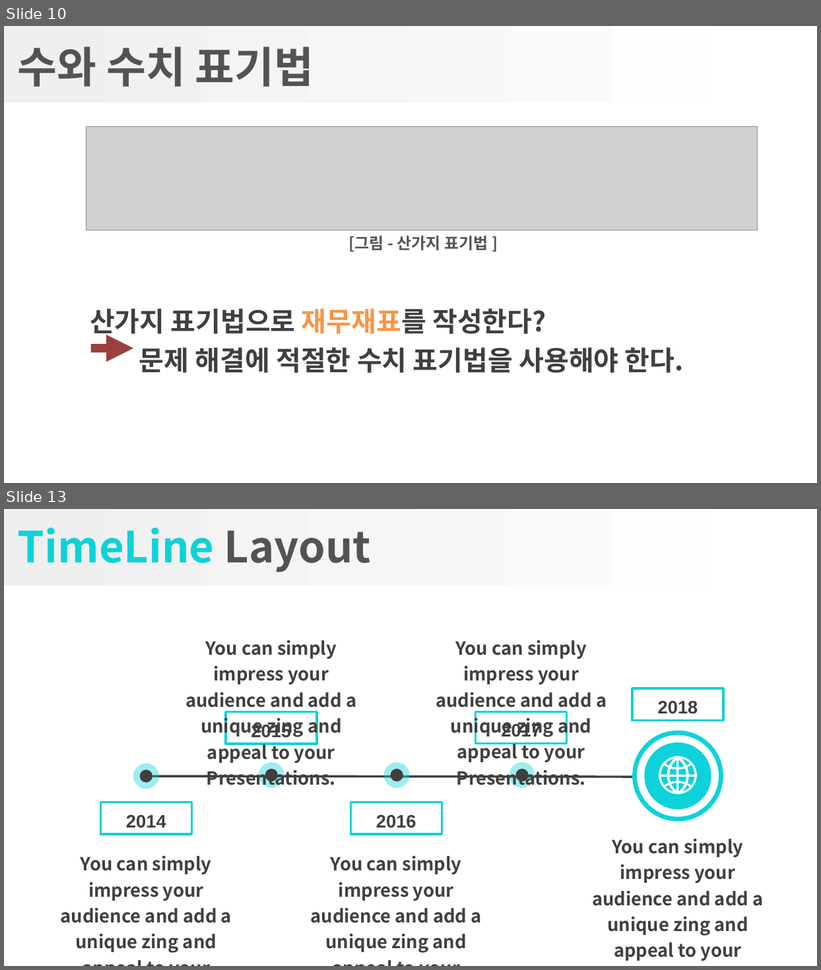
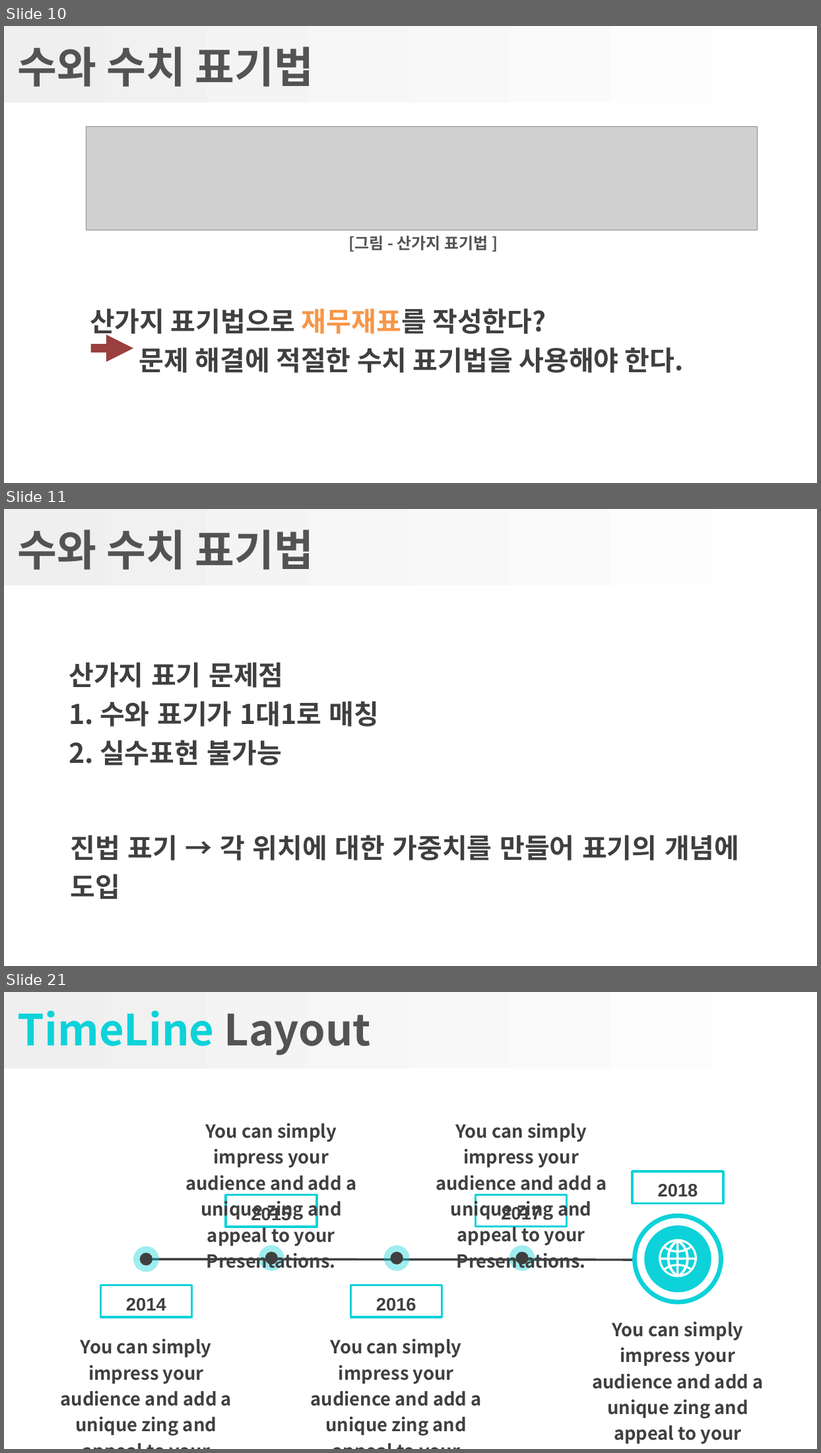
Before and after one commit to gatherKnowledge/Presentation, a slide deck: GreatCode/1-2장_수치표기법 복사본.pptx. Shown one above the other, each under a label of ours: slides 10 and 13 before the commit, slides 10, 11 and 21 after it; the slides between them are not shown. The pictures are 821x970 and 821x1453 pixels, drawn with LibreOffice and Linux fonts; fonts in the diff are those of the drawing; grey boxes stand for pictures; background and template pictures are left out. Boxes give left, top, right and bottom in pixels: in the first picture for what was removed or moved away, otherwise in the second. Text is boxed around its words. In the diff, an @@ line names an element or a change of style, - is before the commit and + after.

```diff
--- a/GreatCode/1-2장_수치표기법 복사본.pptx
+++ b/GreatCode/1-2장_수치표기법 복사본.pptx
@@ slide 11 added at (x1=4, y1=509, x2=817, y2=966), background #FFFFFF; not listed: 1 template element that a slide beside it also shows @@
@@ title added at (x1=18, y1=529, x2=314, y2=570), 38 pt, text #535353, bold @@
+수와 수치 표기법
@@ text added at (x1=69, y1=662, x2=380, y2=766), 24 pt, text #3F3F3F, bold @@
+산가지 표기 문제점
+1. 수와 표기가 1대1로 매칭
+2. 실수표현 불가능
@@ text added at (x1=71, y1=835, x2=739, y2=900), 24 pt, text #3F3F3F, bold @@
+진법 표기 → 각 위치에 대한 가중치를 만들어 표기의 개념에 도입
@@ what was slide 13 is now slide 21 @@
```
Also in this commit, not shown: 11 slides changed, 8 other slides added, 1 slide removed, 1 other file.
